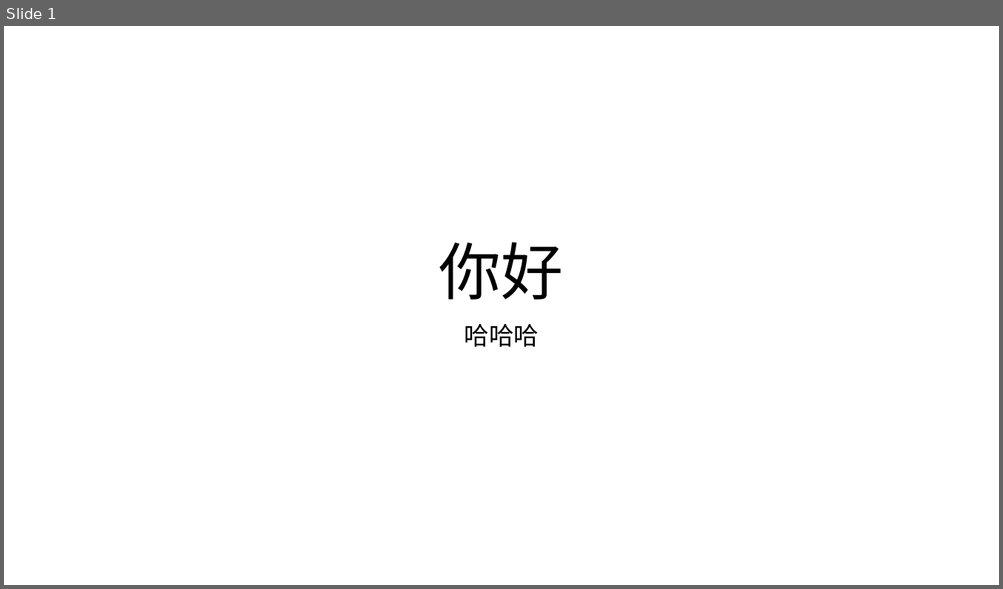
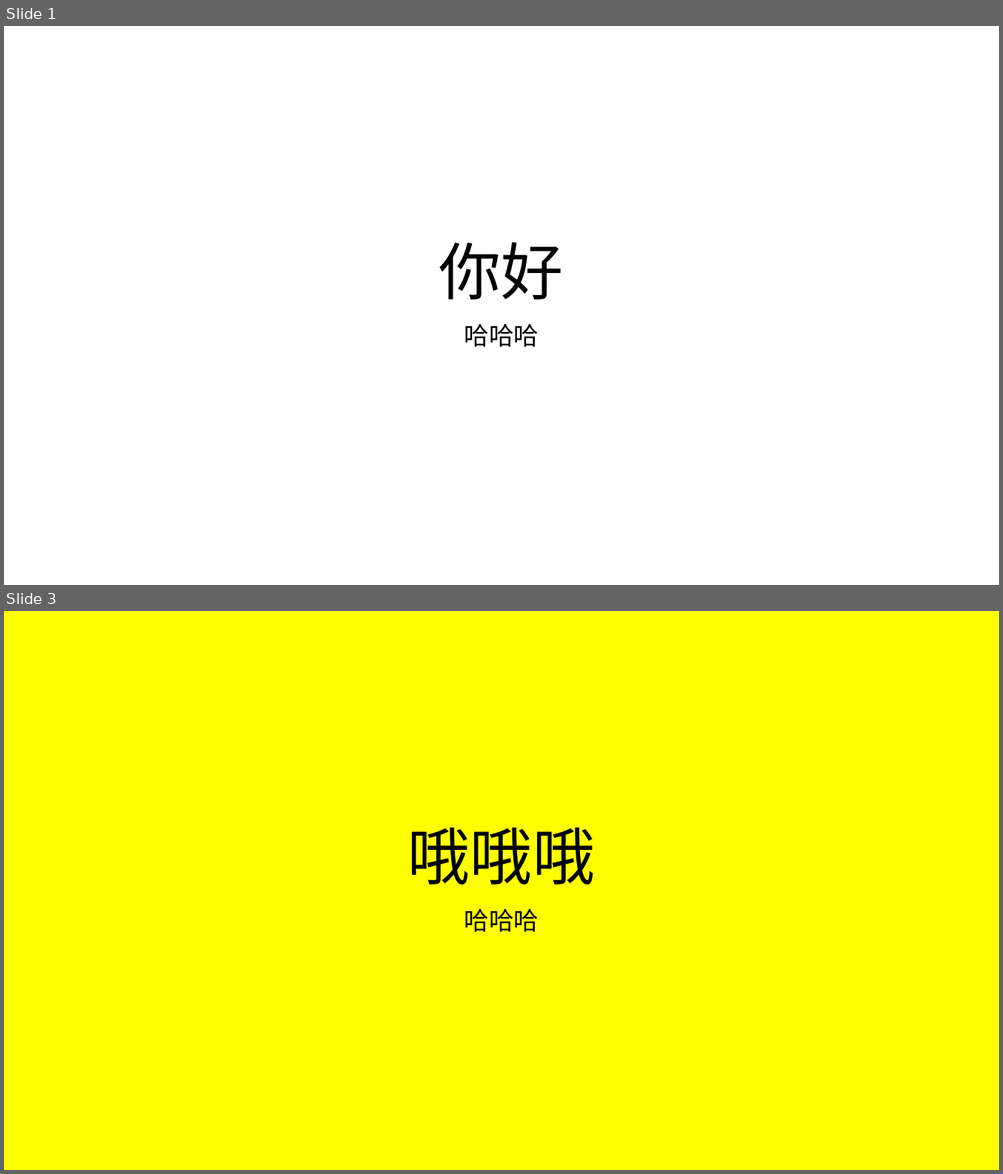
Before and after one commit to ZhangDengfengGit/PPT, a slide deck: 演示文稿1.pptx. Shown one above the other, each under a label of ours: slide 1 before the commit, slides 1 and 3 after it; the slides between them are not shown. The pictures are 1003x589 and 1003x1174 pixels, drawn with LibreOffice and Linux fonts; fonts in the diff are those of the drawing. Boxes give left, top, right and bottom in pixels: in the first picture for what was removed or moved away, otherwise in the second. Text is boxed around its words. In the diff, an @@ line names an element or a change of style, - is before the commit and + after.

```diff
--- a/演示文稿1.pptx
+++ b/演示文稿1.pptx
@@ slide 3 added at (4,611,999,1170), background #FFFF00 @@
@@ title added at (408,827,595,885), 60 pt, text #000000 @@
+哦哦哦
@@ subtitle added at (464,909,539,932), 24 pt, text #000000 @@
+哈哈哈
```
Also in this commit, not shown: 3 other slides added.
